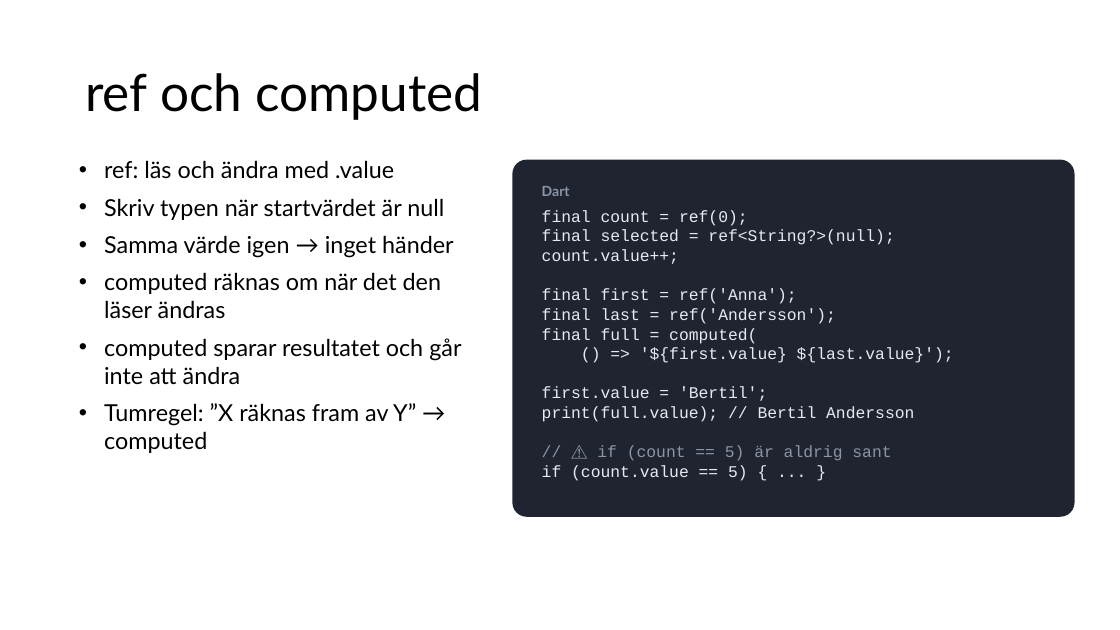
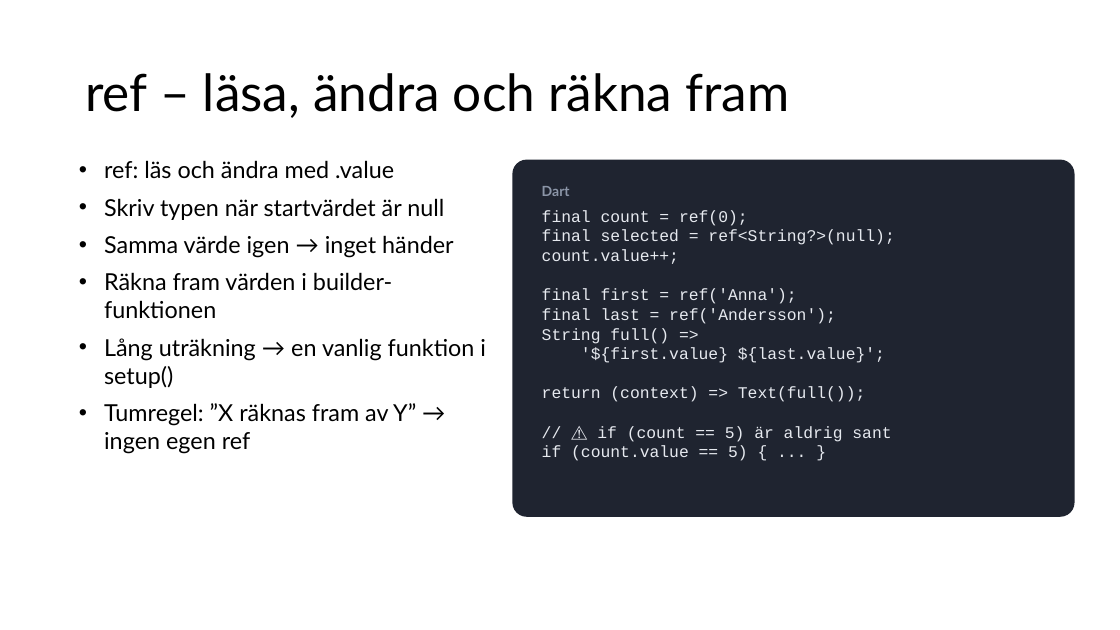
Before and after one commit to abbjetmus/pocketbase-flutter-kurs, a slide deck: slide 61 of Databaser och mobilapputveckling - sammanfattning.pptx (slide 60 before the commit). Drawn at 1120x630 pixels with LibreOffice and Linux fonts; fonts in the diff are those of the drawing. Boxes give left, top, right and bottom in pixels: in the first picture for what was removed or moved away, otherwise in the second. Text is boxed around its words. In the diff, an @@ line names an element or a change of style, - is before the commit and + after.

```diff
--- a/Databaser och mobilapputveckling - sammanfattning.pptx
+++ b/Databaser och mobilapputveckling - sammanfattning.pptx
@@ title at (85, 73, 789, 118): text changed @@
-ref och computed
+ref – läsa, ändra och räkna fram
@@ text at (104, 272, 486, 454): text changed @@
-• computed räknas om när det den läser ändras
-• computed sparar resultatet och går inte att ändra
-• Tumregel: ”X räknas fram av Y” → computed
+• Räkna fram värden i builder-funktionen
+• Lång uträkning → en vanlig funktion i setup()
+• Tumregel: ”X räknas fram av Y” → ingen egen ref
@@ text in rounded rectangle at (542, 328, 885, 402): text changed @@
-final full = computed(
-() => '${first.value} ${last.value}');
-first.value = 'Bertil';
-print(full.value); // Bertil Andersson
+String full() =>
+'${first.value} ${last.value}';
+return (context) => Text(full());
@@ text in rounded rectangle at (597, 426, 891, 442): text colour #8B95A7 to #E6E9EF in "// ⚠️ if (count == 5) är ..." @@
```
Also in this commit, not shown: 28 other slides changed, 9 slides removed, 19 other files.
